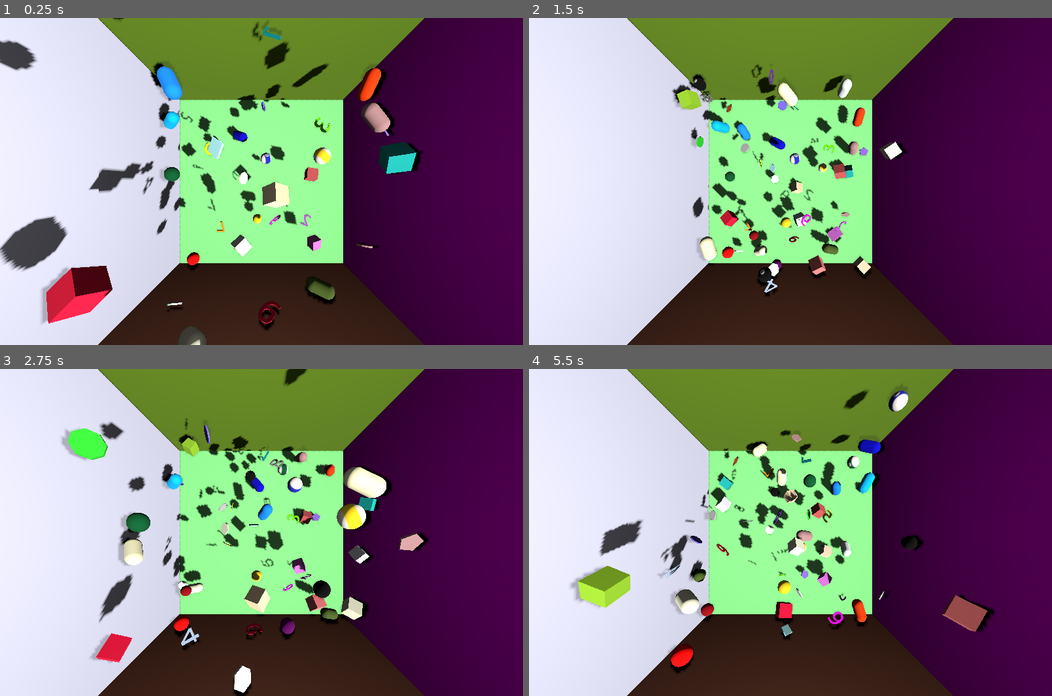
Above: before the commit, frames 1-4 (two rows, left to right).
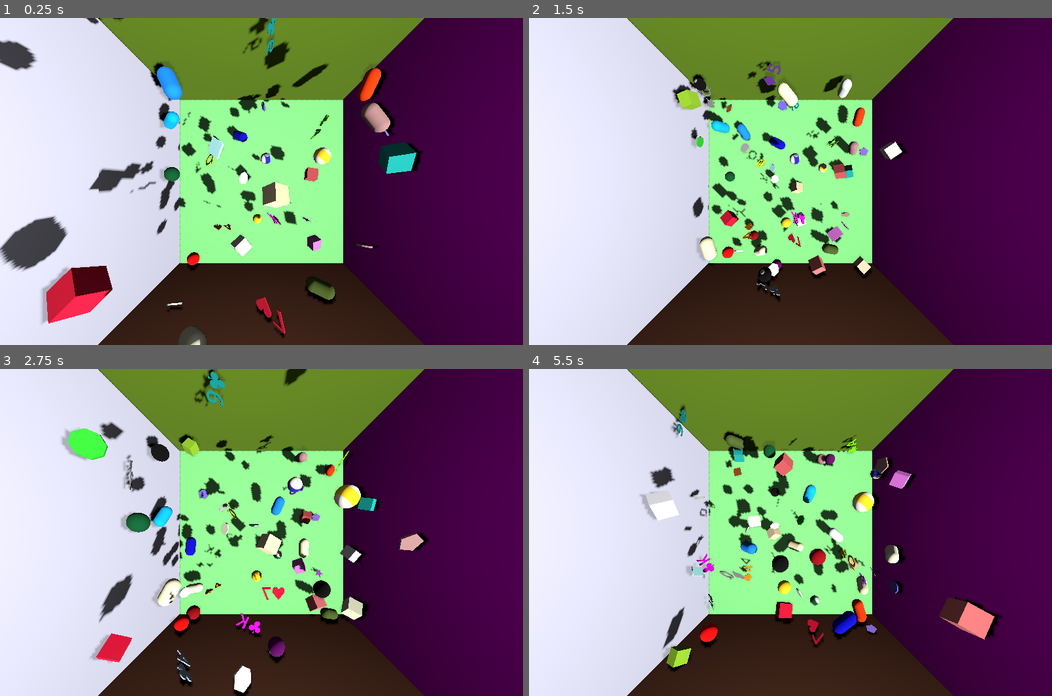
Above: after the commit, the same moments.

Repository: kasworld/gd4bounce
Game: Godot game, scene res://main.tscn
Two runs of this game, one before a commit and one after it. Both use one fixed random seed, a clock stepped at 60 frames per second and the inputs below.
Inputs (mouse positions are in pixels of both pictures, inside the frame that each line leads up to):
- Up to frame 1 (0.25 s): no input
- Up to frame 2 (1.5 s): tap Enter at 0.5 s; move the mouse to (905, 165) at 0.52 s; click (905, 165) at 0.67 s; move the mouse to (685, 197) at 1.27 s; click (685, 197) at 1.42 s
- Up to frame 3 (2.75 s): move the mouse to (313, 460) at 2.02 s; click (313, 460) at 2.17 s
- Up to frame 4 (5.5 s): move the mouse to (764, 597) at 2.77 s; click (764, 597) at 2.92 s; move the mouse to (947, 581) at 3.52 s; click (947, 581) at 3.67 s; move the mouse to (633, 483) at 4.27 s; click (633, 483) at 4.42 s; move the mouse to (816, 532) at 5.02 s; click (816, 532) at 5.17 s

The runs differ from the first frame. In frame 1, 1.2% of the frame differs, in the area x 16-64%, y 0-98%; in frame 2, 0.9%; in frame 3, 7.6%; in frame 4, 13%, in the area x 8-91%, y 5-93%.

Commit message:
fix char rotation

Diff:
--- a/char.gd
+++ b/char.gd
@@ -4,6 +4,7 @@
 
 func init(ch :String) -> Char:
 	$MeshInstance3D.mesh.text = ch
+	$CollisionShape3D.shape.size.x = 0.9* ch.length()
 	return self
 
 func _ready() -> void:
--- a/char.tscn
+++ b/char.tscn
@@ -17,6 +17,8 @@
 [sub_resource type="TextMesh" id="TextMesh_5k12k"]
 resource_local_to_scene = true
 material = SubResource("StandardMaterial3D_njpxk")
+text = "H"
+font_size = 14
 pixel_size = 0.1
 
 [node name="Char" type="RigidBody3D"]
@@ -27,4 +29,5 @@
 shape = SubResource("BoxShape3D_njpxk")
 
 [node name="MeshInstance3D" type="MeshInstance3D" parent="."]
+transform = Transform3D(1, 0, 0, 0, -4.37114e-08, 1, 0, -1, -4.37114e-08, 0, 0, 0)
 mesh = SubResource("TextMesh_5k12k")
--- /dev/null
+++ b/global/playing_card.gd
@@ -0,0 +1,18 @@
+extends Node
+
+# ♠♡♣♤♥♧◆◇♩♪♬
+const Symbols := ["♠","♥","♦","♣"]
+const Numbers := ["A","2","3","4","5","6","7","8","9","10","J","Q","K"]
+const Joker := ["★","☆"] # ["☺","☻"]
+
+func make_deck() -> Array:
+	var rtn := []
+	for s in Symbols:
+		for n in Numbers:
+			rtn.append("%s%s" %[s,n])
+	return rtn
+
+func make_deck_with_joker() -> Array:
+	var rtn := make_deck()
+	rtn.append_array(Joker)
+	return rtn
--- a/main.gd
+++ b/main.gd
@@ -1,7 +1,9 @@
 extends Node3D
 
 func _ready() -> void:
+	var deck = PlayingCard.make_deck_with_joker()
 	var n = 10
+
 	for i in n:
 		var b = add_ball()
 		add_child(b)
@@ -19,7 +21,7 @@
 		add_child(b)
 
 	for i in n:
-		var b = add_char("%s" % i)
+		var b = add_char(deck.pick_random())
 		add_child(b)
 
 
--- a/project.godot
+++ b/project.godot
@@ -18,6 +18,7 @@
 [autoload]
 
 NamedColorList="*res://global/named_color_list.gd"
+PlayingCard="*res://global/playing_card.gd"
 
 [display]
 
Not shown, added: global/playing_card.gd.uid
